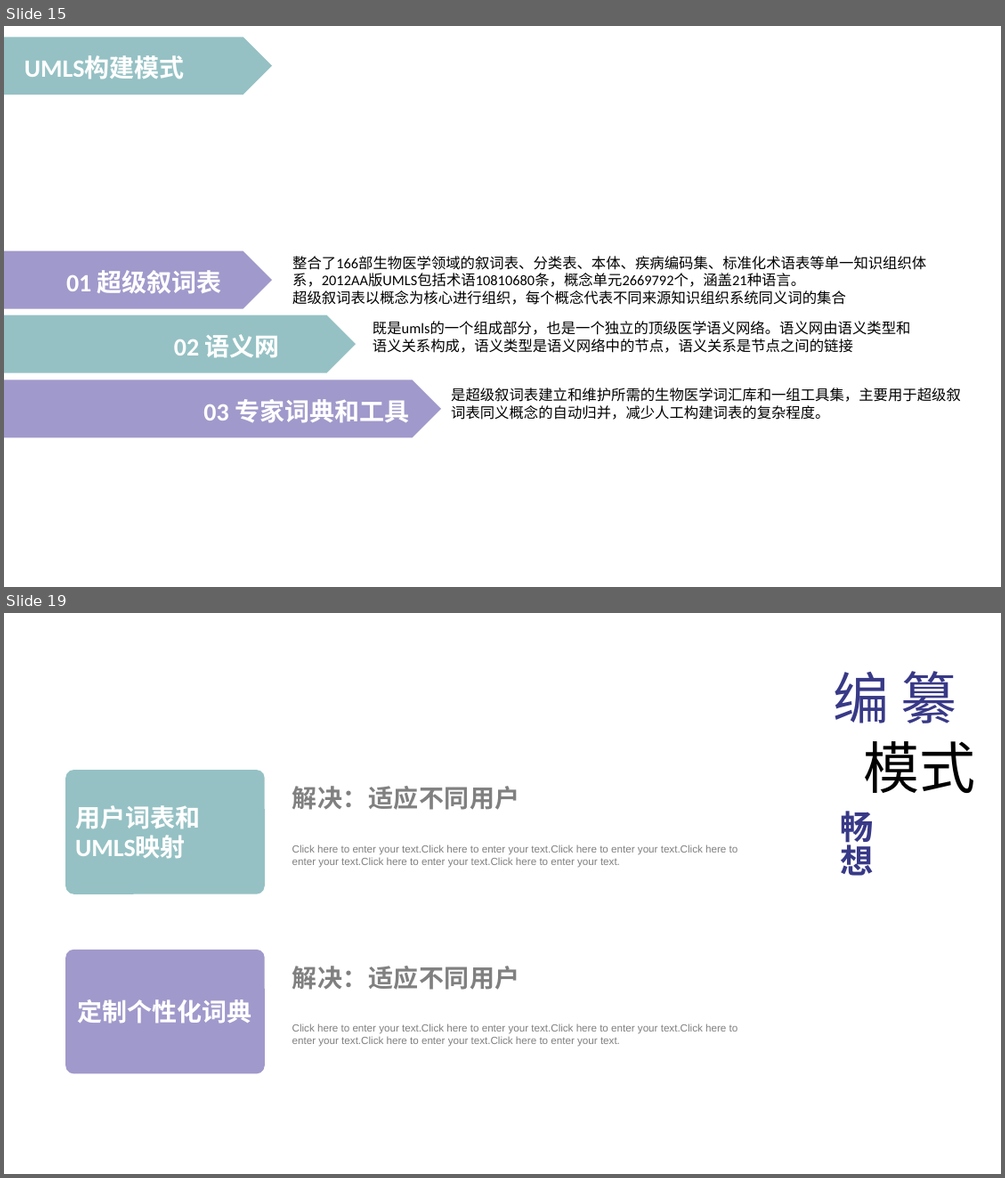
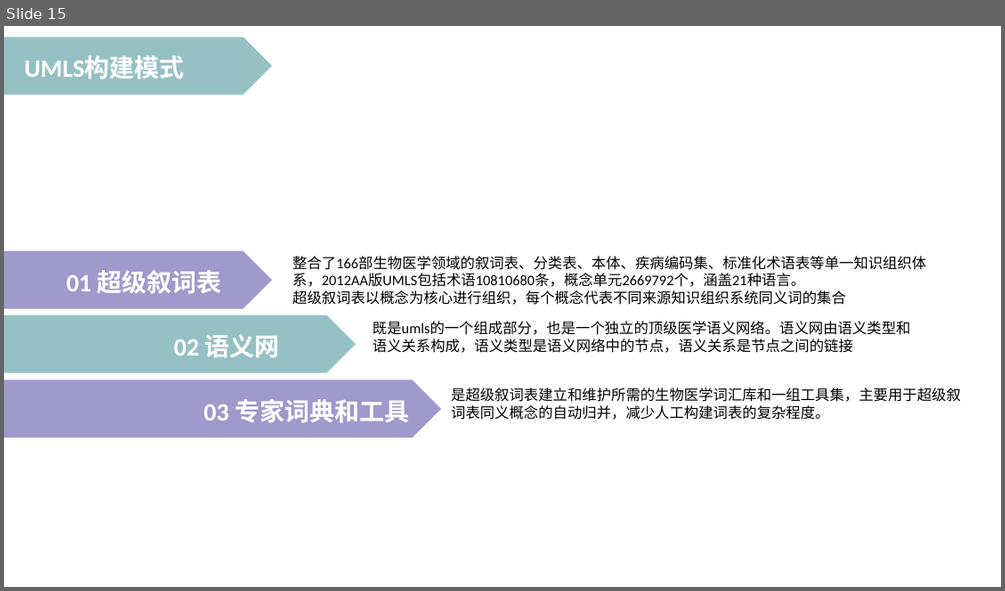
Before and after one commit to peijiawen98/TLK_1107, a slide deck: 电子词典需求分析.pptx. Shown one above the other, each under a label of ours: slides 15 and 19 before the commit, slide 15 after it; the slides between them are not shown. The pictures are 1005x1178 and 1005x591 pixels, drawn with LibreOffice and Linux fonts; fonts in the diff are those of the drawing. Boxes give left, top, right and bottom in pixels: in the first picture for what was removed or moved away, otherwise in the second. Text is boxed around its words. In the diff, an @@ line names an element or a change of style, - is before the commit and + after.

```diff
--- a/电子词典需求分析.pptx
+++ b/电子词典需求分析.pptx
@@ slide 19 removed at <box>4,613,1001,1174</box>, background #FFFFFF @@
@@ text removed at <box>900,671,956,723</box> @@
-纂编
@@ text removed at <box>863,741,975,793</box> @@
-模式
@@ rounded rectangle removed at <box>65,770,264,894</box> @@
-用户词表和UMLS映射
@@ text removed at <box>292,786,520,810</box> @@
-解决：适应不同用户
@@ text removed at <box>841,811,874,876</box> @@
-畅想
@@ text removed at <box>292,844,738,868</box> @@
-Click here to enter your text.Click here to enter your text.Click here to enter your text.Click here to enter your text.Click here to enter your text.Click here to enter your text.
@@ rounded rectangle removed at <box>65,949,264,1074</box> @@
-定制个性化词典
@@ text removed at <box>292,965,520,989</box> @@
-解决：适应不同用户
@@ text removed at <box>292,1023,738,1046</box> @@
-Click here to enter your text.Click here to enter your text.Click here to enter your text.Click here to enter your text.Click here to enter your text.Click here to enter your text.
```
Also in this commit, not shown: 2 slides changed, 4 slides added, 3 other slides removed, 1 other file.
